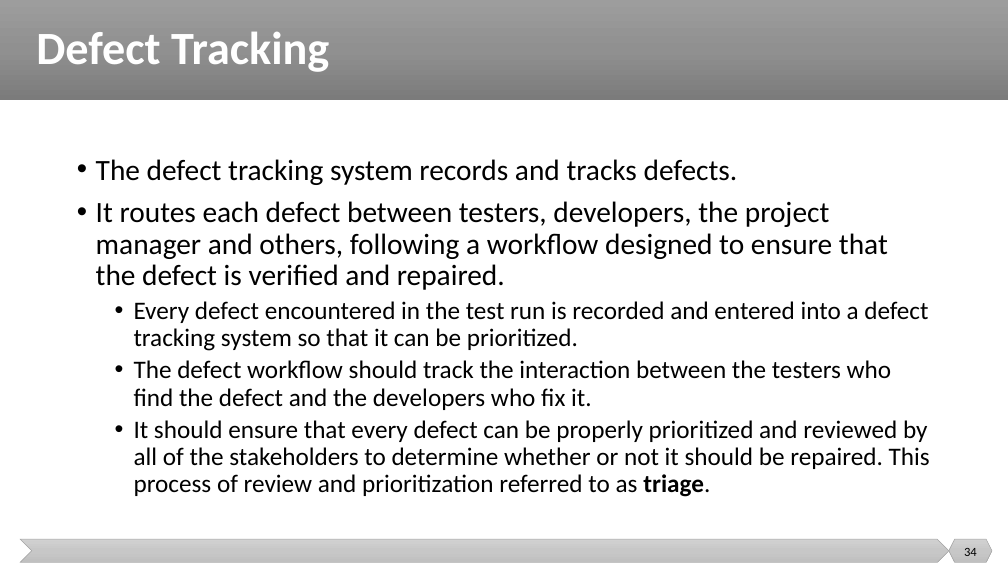
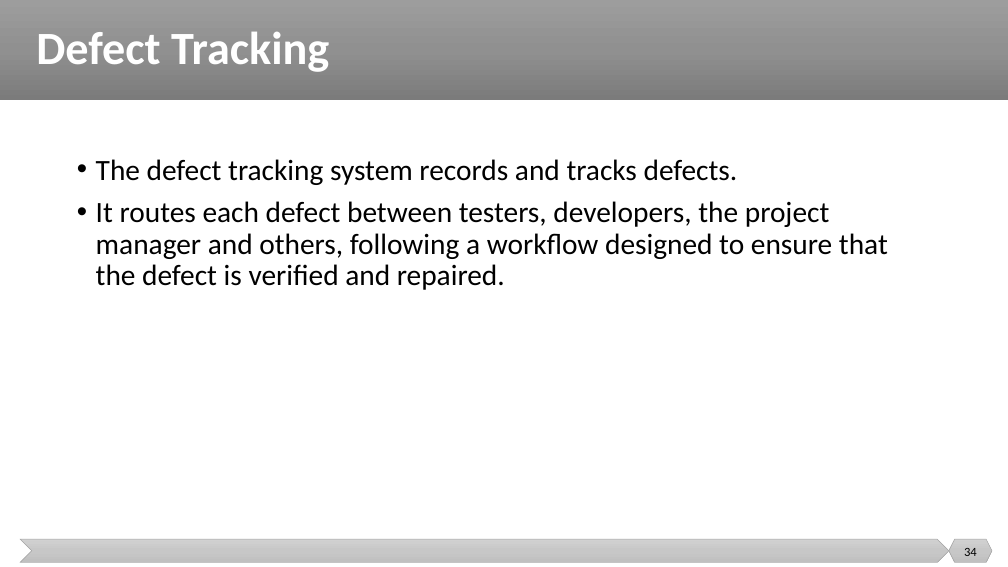
Before and after one commit to malenezi/malenezi, a slide deck: slide 34 of SE401/Lectures/6-Unit Testing and Junit/Test Cases.pptx. Drawn at 1008x567 pixels with LibreOffice and Linux fonts; fonts in the diff are those of the drawing. Boxes give left, top, right and bottom in pixels: in the first picture for what was removed or moved away, otherwise in the second. Text is boxed around its words. In the diff, an @@ line names an element or a change of style, - is before the commit and + after.

```diff
--- a/SE401/Lectures/6-Unit Testing and Junit/Test Cases.pptx
+++ b/SE401/Lectures/6-Unit Testing and Junit/Test Cases.pptx
@@ text at (134, 301, 930, 497): paragraphs removed @@
-  • Every defect encountered in the test run is recorded and entered into a defect tracking system so that it can be prioritized.
-  • The defect workflow should track the interaction between the testers who find the defect and the developers who fix it.
-  • It should ensure that every defect can be properly prioritized and reviewed by all of the stakeholders to determine whether or not it should be repaired. This process of review and prioritization referred to as triage.
```
Also in this commit, not shown: 2 other slides changed, 1 other file.
